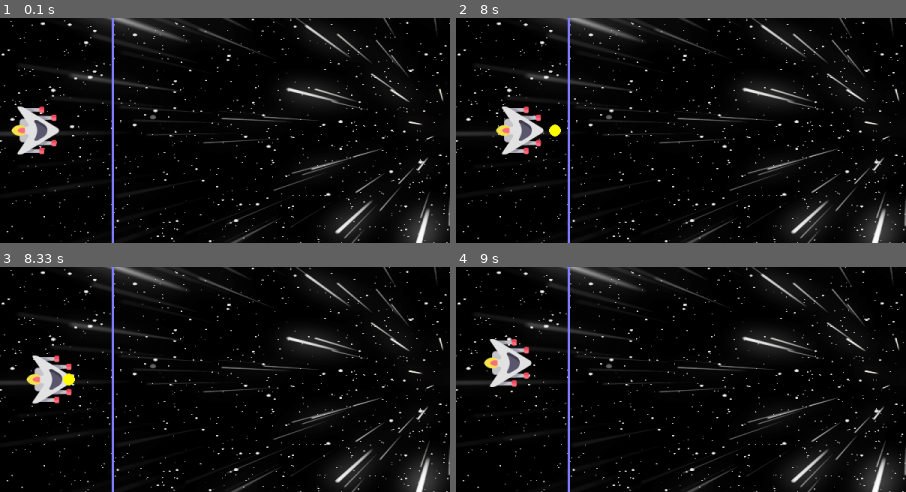
Above: before the commit, frames 1-4 (two rows, left to right).
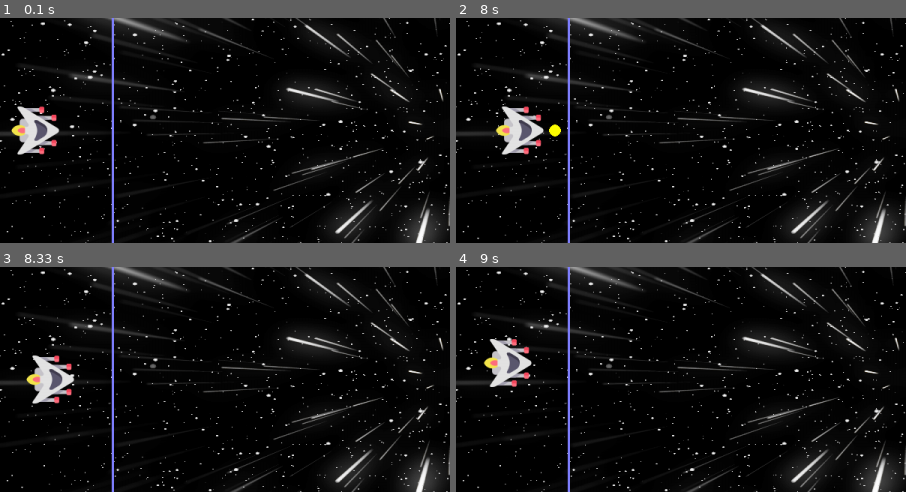
Above: after the commit, the same moments.

Repository: mmdtcn/Pygame
Game: pygame game, started from Tutorial/Lesson06/main.py
Two runs of this game, one before a commit and one after it. Both use one fixed random seed, a clock stepped at 60 frames per second and the inputs below.
Inputs:
- Up to frame 1 (0.1 s): no input
- Up to frame 2 (8 s): hold 7 0.33-0.8 s; hold Right 0.33-0.8 s; hold Right 0.83-1.3 s; tap Space at 0.9, 1.2, 1.4, 1.73, 2.03, 2.23, 2.53, 2.8, 3.47, 3.77, 3.9, 4.3, 4.6, 4.97, 5.37, 5.67, 5.87, 6.17, 6.37, 6.7, 7, 7.2, 7.5, 7.77 s; tap 4 at 0.98, 2.32, 3.55, 5.05, 6.45, 7.85 s; hold Up 1.33-1.63 s; tap 8 at 1.48, 2.88, 3.98, 5.45, 6.78 s; hold Right 1.67-2.13 s; hold Left 2.17-2.7 s; hold Down 2.73-3.03 s; tap 2 at 3.07 s; hold Left 3.4-3.8 s; hold Up 3.83-4.2 s; hold Right 4.23-4.87 s; hold Down 4.9-5.27 s; hold Left 5.3-5.77 s; hold Right 5.8-6.27 s; hold Up 6.3-6.6 s; hold Right 6.63-7.1 s; hold Left 7.13-7.67 s; hold Down from 7.7 s (still down)
- Up to frame 3 (8.33 s): release Down at 8 s; hold Left from 8.03 s (still down); tap Space at 8.1 s; tap 8 at 8.18 s
- Up to frame 4 (9 s): tap Space at 8.4, 8.53, 8.93 s; release Left at 8.43 s; hold Up 8.47-8.83 s; hold Right from 8.87 s (still down)
The pictures show only the part of the screen within x 0-50%, y 25-75%; the shares and areas given below are measured in that part.

Frames 1-2 are identical in both runs. In frame 3, 0.1% of the frame differs, in the area x 14-17%, y 47-53%; in frame 4, nothing differs.

Commit message:
Changes to be committed:

Diff:
--- a/Tutorial/Lesson06/main.py
+++ b/Tutorial/Lesson06/main.py
@@ -189,7 +189,7 @@
 
         if bullet1_x > Player2_X:
             pl1_state = 'ready'
-            print("Player 1: The fire status is: " + collision_text)
+            print("Player 1: " + collision_text)
 
      # Player 2: if it is in fire state, bullet should be drawn and its trajectories get updated
     if pl2_state == 'fire':
@@ -198,9 +198,9 @@
         # we add 32 pixels as half of the player dimension to compare bullet location with center of the player
         collision_text = collision(Player1_X+32, Player1_Y+32, bullet2_x, bullet2_y)
 
-        if bullet2_x < Player1_X:
+        if bullet2_x < Player1_X+60:
             pl2_state = 'ready'
-            print("Player 2: The fire status is: " + collision_text)
+            print("Player 2: " + collision_text)
 
 
     pygame.display.update()
